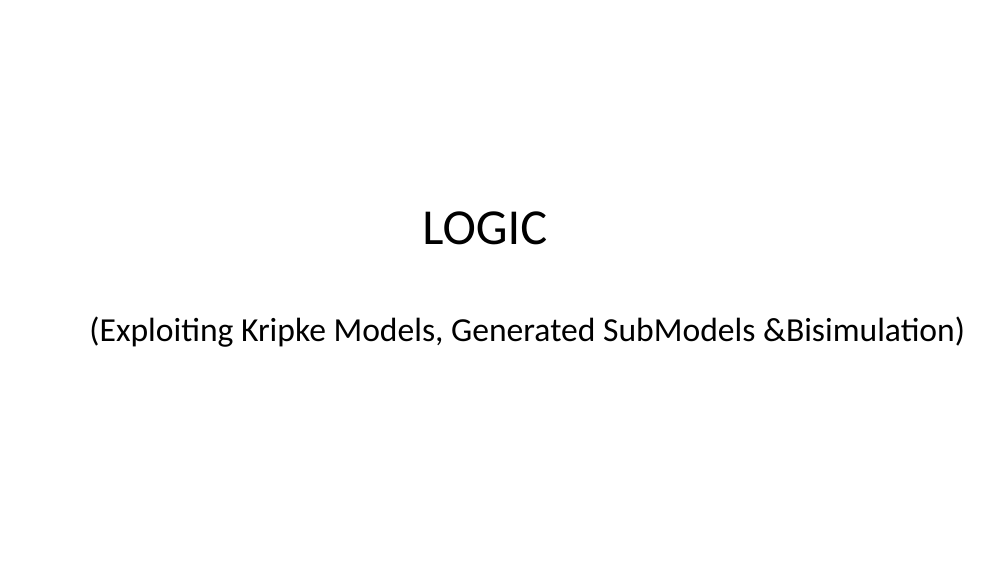
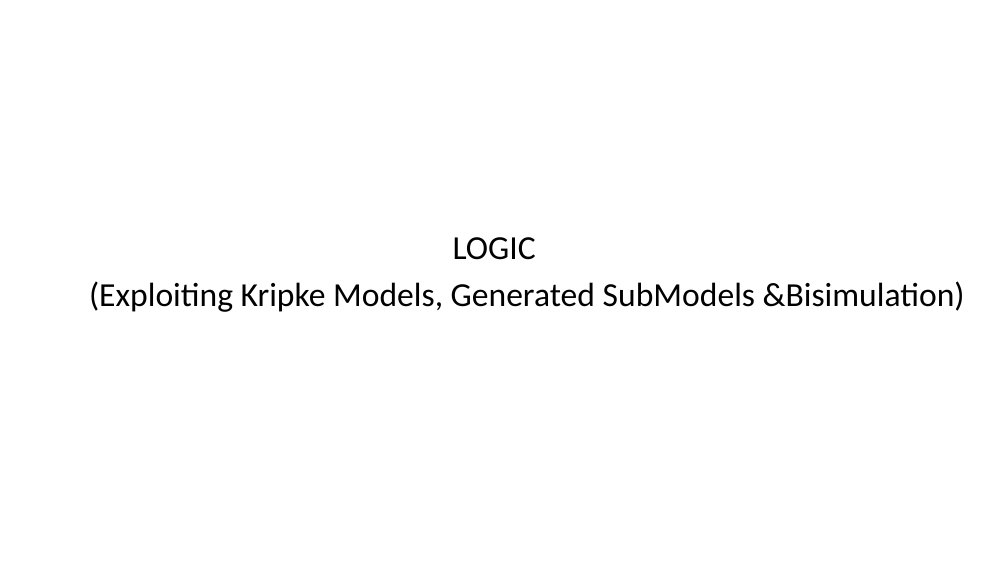
Before and after one commit to Contingent-Systems/modal_abstractions_presentations, a slide deck: slide 30 of upenn_may_24/proposal.pptx. Drawn at 1008x567 pixels with LibreOffice and Linux fonts; fonts in the diff are those of the drawing. Boxes give left, top, right and bottom in pixels: in the first picture for what was removed or moved away, otherwise in the second. Text is boxed around its words. In the diff, an @@ line names an element or a change of style, - is before the commit and + after.

```diff
--- a/upenn_may_24/proposal.pptx
+++ b/upenn_may_24/proposal.pptx
@@ text "LOGIC": place and size @@
-text "LOGIC" at (89,211,965,347)
+text "LOGIC" at (89,237,965,312)
@@ text at (453,237,536,260): size 48 to 32 pt in "LOGIC" @@
```
Also in this commit, not shown: 12 other slides changed.
